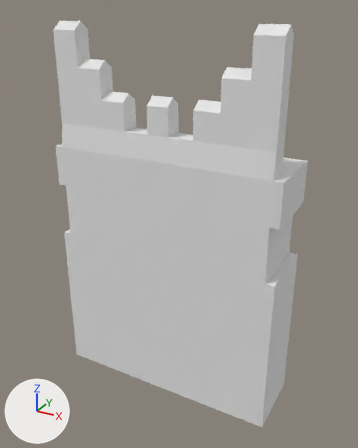
Two versions of the COLLADA model art/meshes/structural/byza_st_sm_wall_short.dae, one commit apart.
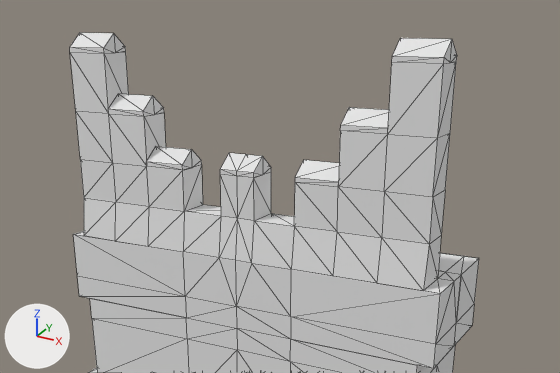
There are two pictures of each version: one whole from a camera (50 mm lens) standing at (12.93, -23.07, 17.13) and looking at (0.21, 0.06, 5.56), one close up on the part from 3% to 100% of the width and 0% to 52% of the height. The lights are fixed; the arrows at lower left show +X, +Y and +Z. The close-ups show mesh edges as thin lines.

Script lines for the objects in view, before the commit:
```python
me_cube_623 = bpy.data.meshes.new('Cube.623')
me_cube_623.from_pydata(...)  # 557 vertices, 842 faces; spans x -6.8..6.8, y -2.0..2.0, z -5.0..16.4
me_cube_623.materials.append(mat_byzantines_structures)  # white #e7e7e7
ob_byza_temple_004 = bpy.data.objects.new('Byza_temple_004', me_cube_623)
ob_byza_temple_004.location = (0.0, 0.0, 0.0)
```
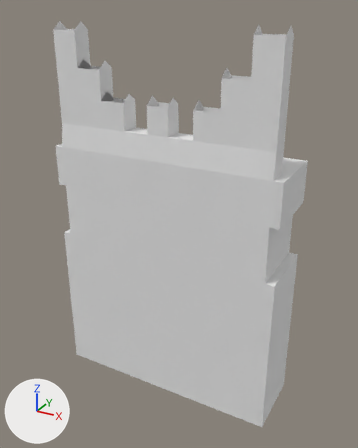
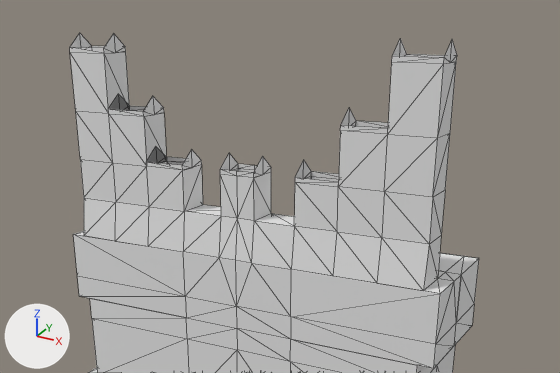
Where the change shows, as pixel boxes (x1, y1, x2, y2) in the close-ups (560 x 373 px):
part 1 of me_cube_623, deleted: before (70, 33, 452, 182)

What changed in the scene script:
```text
Change me_cube_623:
    used by ob_byza_temple_004; location = (0.0, 0.0, 0.0)
    remove me_cube_623.from_pydata(...)  # 557 vertices, 842 faces; spans x -6.8..6.8, y -2.0..2.0, z -5.0..16.4
    add me_cube_623.from_pydata(...)  # 556 vertices, 810 faces; spans x -6.8..6.8, y -2.0..2.0, z -5.0..16.4
    me_cube_623 part 1
    1 vertex is removed from x 0.0, y -1.3, z 13.0
    32 faces are deleted
```
